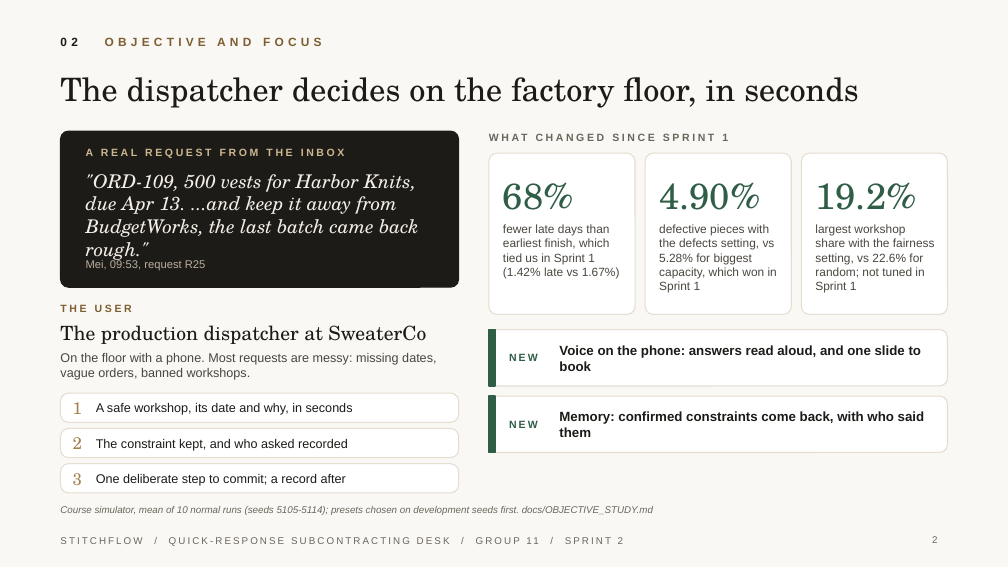
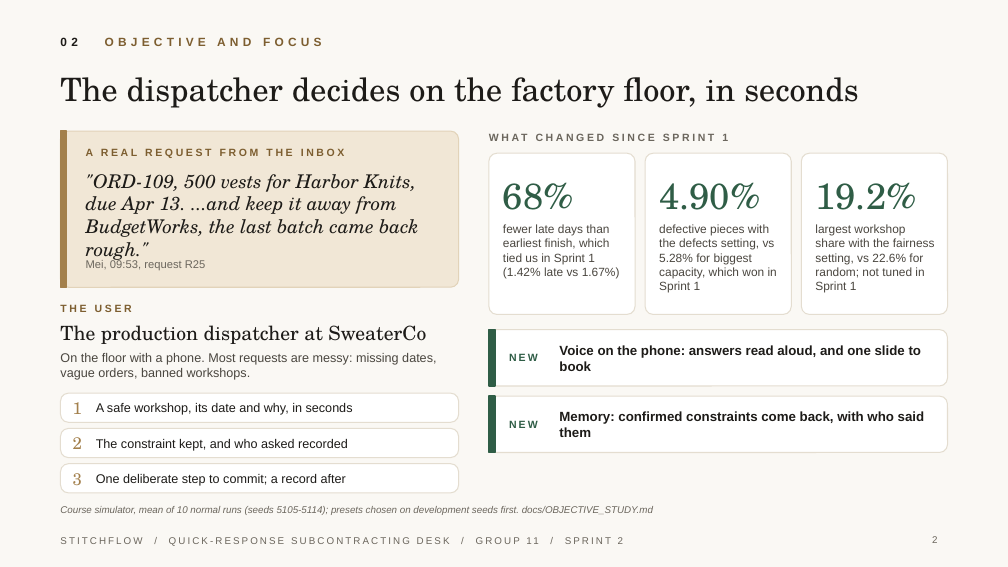
Before and after one commit to JoshuaGloor/dss5105-capstone-project, a slide deck: slide 2 of docs/slides/Presentation_Group11_Sprint2.pptx. Drawn at 1008x567 pixels with LibreOffice and Linux fonts; fonts in the diff are those of the drawing. Boxes give left, top, right and bottom in pixels: in the first picture for what was removed or moved away, otherwise in the second. Text is boxed around its words. In the diff, an @@ line names an element or a change of style, - is before the commit and + after.

```diff
--- a/docs/slides/Presentation_Group11_Sprint2.pptx
+++ b/docs/slides/Presentation_Group11_Sprint2.pptx
@@ rounded rectangle at bbox=[60, 131, 459, 287]: fill #1D1B18 to #F1E7D6; outline #1D1B18 0.75 pt to #E2D3B9 0.75 pt @@
@@ rectangle added at bbox=[60, 131, 67, 287], fill #A3804C, outline #A3804C 1 pt @@
@@ text "A REAL REQUEST FROM THE ..." at bbox=[86, 148, 345, 158]: text colour #CDB78F to #7D5E30 @@
@@ text ""ORD-109, 500 vests for Harbor ..." at bbox=[86, 174, 419, 262]: text colour #F4EFE6 to #1D1B18 @@
@@ text "Mei, 09:53, request R25" at bbox=[86, 259, 206, 270]: text colour #B9AF9F to #6B665D @@
```
Also in this commit, not shown: 5 other slides changed, 2 other files.
